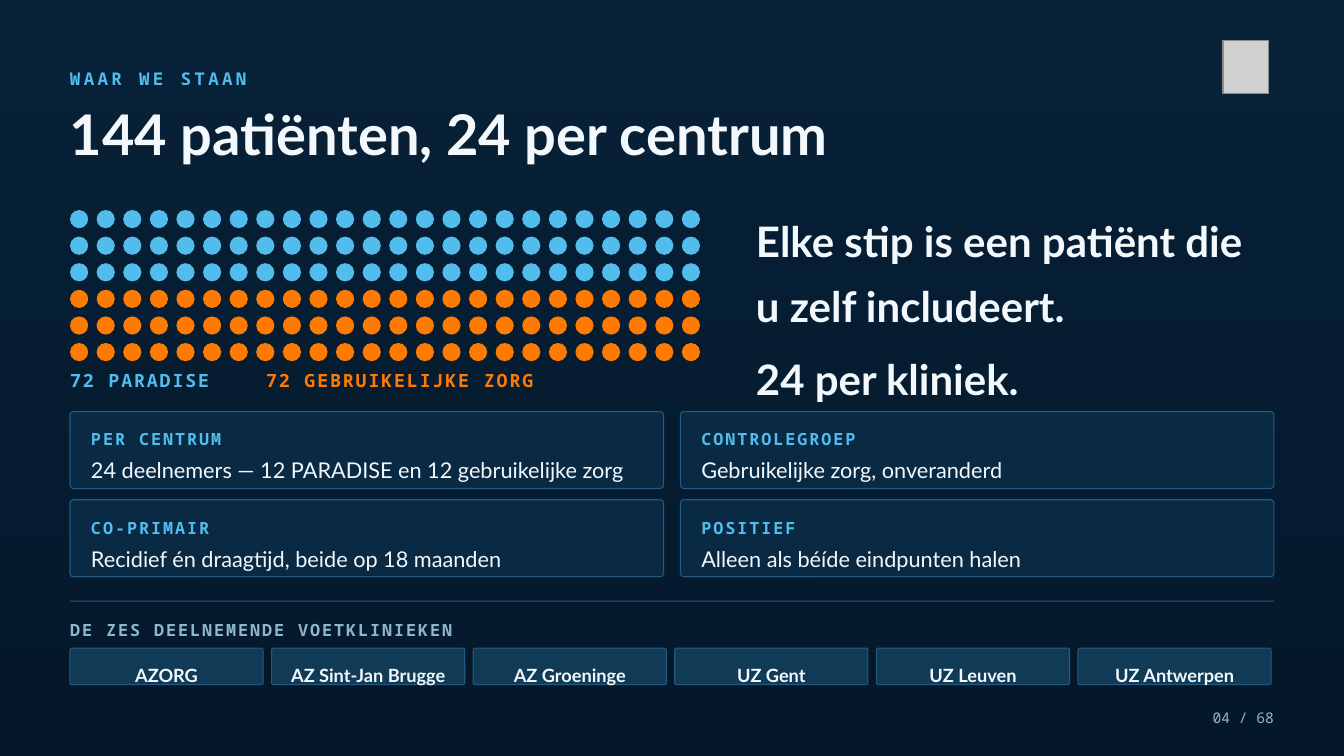
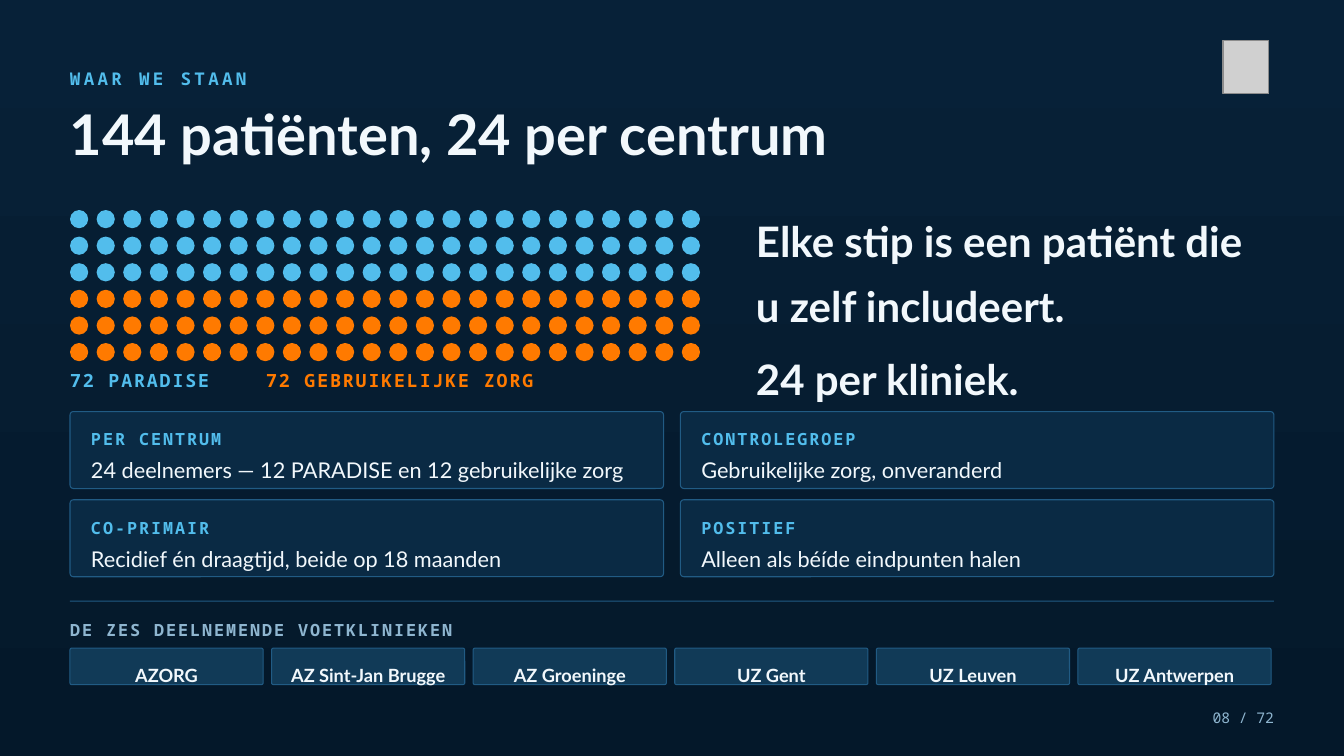
Before and after one commit to Dellfs/paradise-project, a slide deck: slide 8 of PARADISE_presentatie/PARADISE_opleidingssessie_voetklinieken.pptx (slide 4 before the commit). Drawn at 1344x756 pixels with LibreOffice and Linux fonts; fonts in the diff are those of the drawing; grey boxes stand for pictures. Boxes give left, top, right and bottom in pixels: in the first picture for what was removed or moved away, otherwise in the second. Text is boxed around its words. In the diff, an @@ line names an element or a change of style, - is before the commit and + after.

```diff
--- a/PARADISE_presentatie/PARADISE_opleidingssessie_voetklinieken.pptx
+++ b/PARADISE_presentatie/PARADISE_opleidingssessie_voetklinieken.pptx
@@ text at <box>1213,712,1274,723</box>: text changed @@
-04 / 68
+08 / 72
```
Also in this commit, not shown: 64 other slides changed, 4 slides added, 2 other files.
